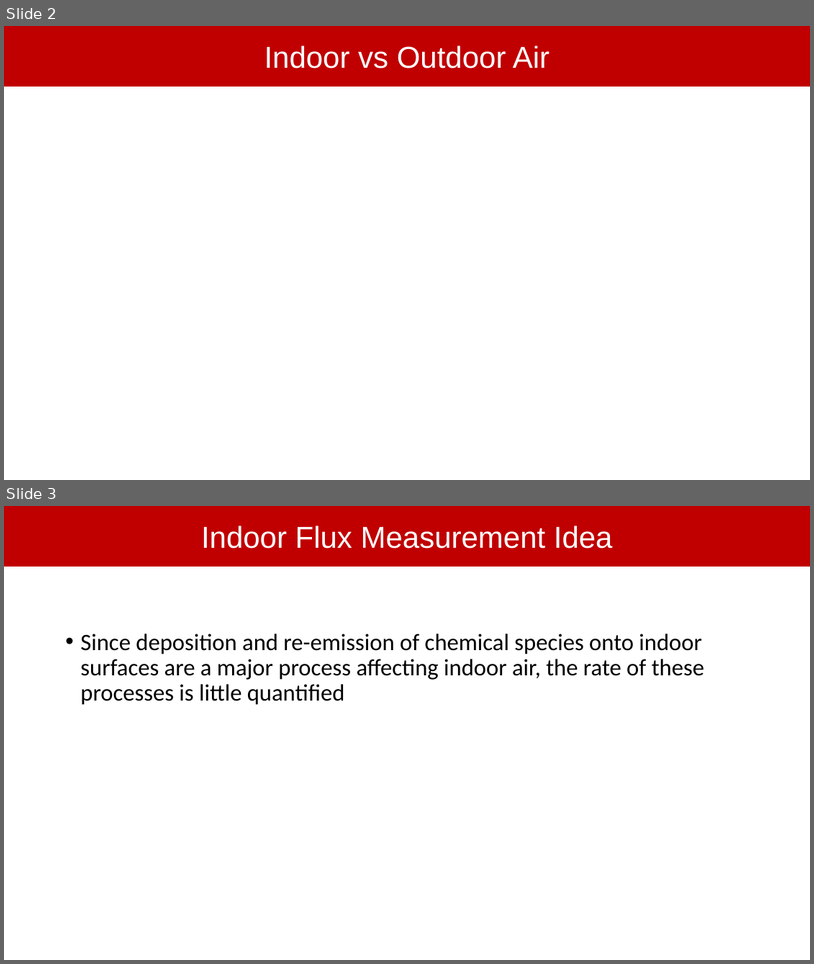
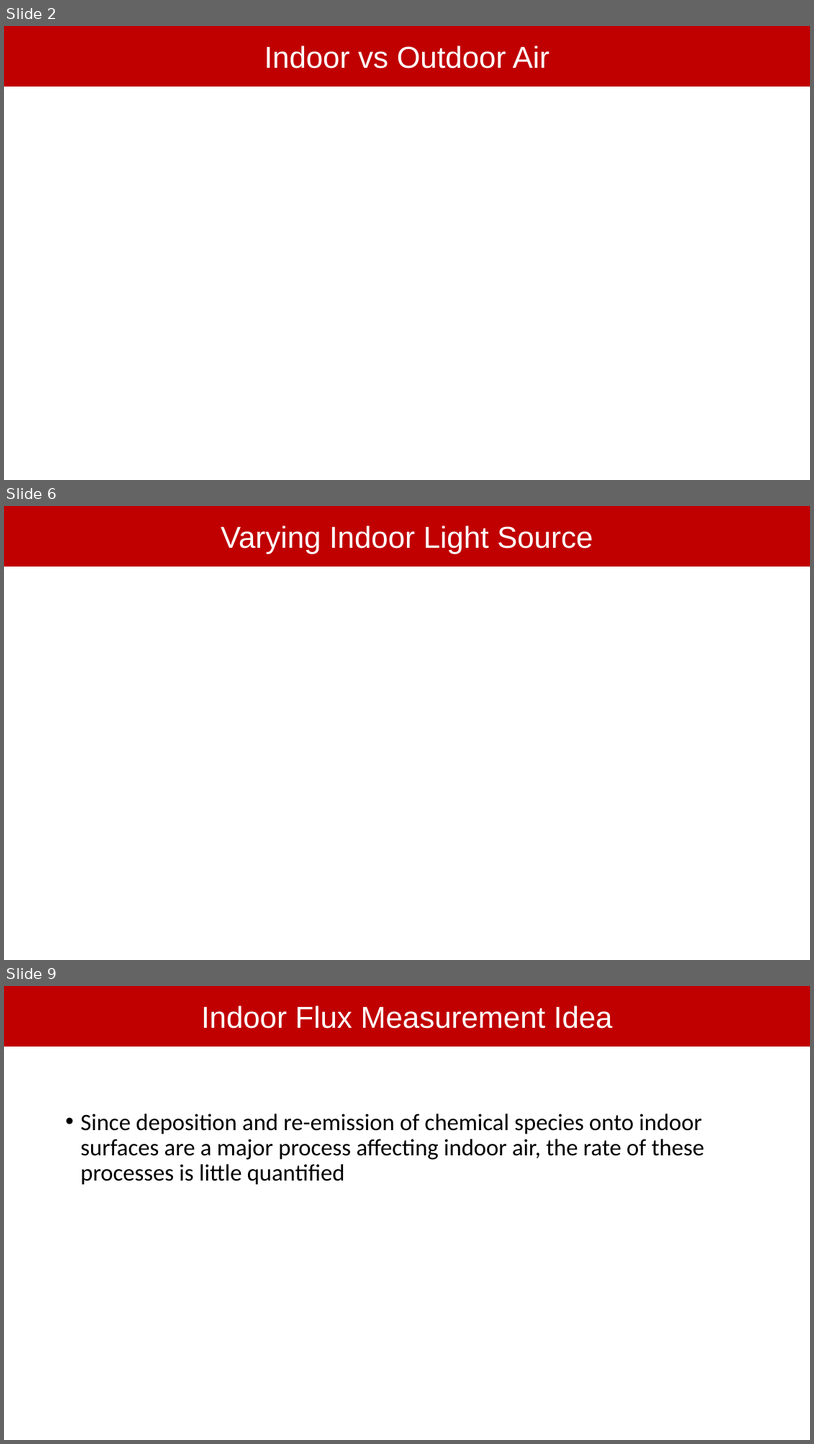
Before and after one commit to jdshutter/F0AM-Model-Indoor-Air, a slide deck: JLC_JDS_IndoorAir_F0AMProject.pptx. Shown one above the other, each under a label of ours: slides 2 and 3 before the commit, slides 2, 6 and 9 after it; the slides between them are not shown. The pictures are 814x964 and 814x1444 pixels, drawn with LibreOffice and Linux fonts; fonts in the diff are those of the drawing. Boxes give left, top, right and bottom in pixels: in the first picture for what was removed or moved away, otherwise in the second. Text is boxed around its words. In the diff, an @@ line names an element or a change of style, - is before the commit and + after.

```diff
--- a/JLC_JDS_IndoorAir_F0AMProject.pptx
+++ b/JLC_JDS_IndoorAir_F0AMProject.pptx
@@ slide 6 added at bbox=[4, 506, 810, 960], background #FFFFFF @@
@@ rectangle added at bbox=[4, 506, 810, 566], fill #C00000, 36 pt, text #FFFFFF @@
+Varying Indoor Light Source
@@ what was slide 3 is now slide 9 @@
```
Also in this commit, not shown: 5 other slides added, 7 other files.
